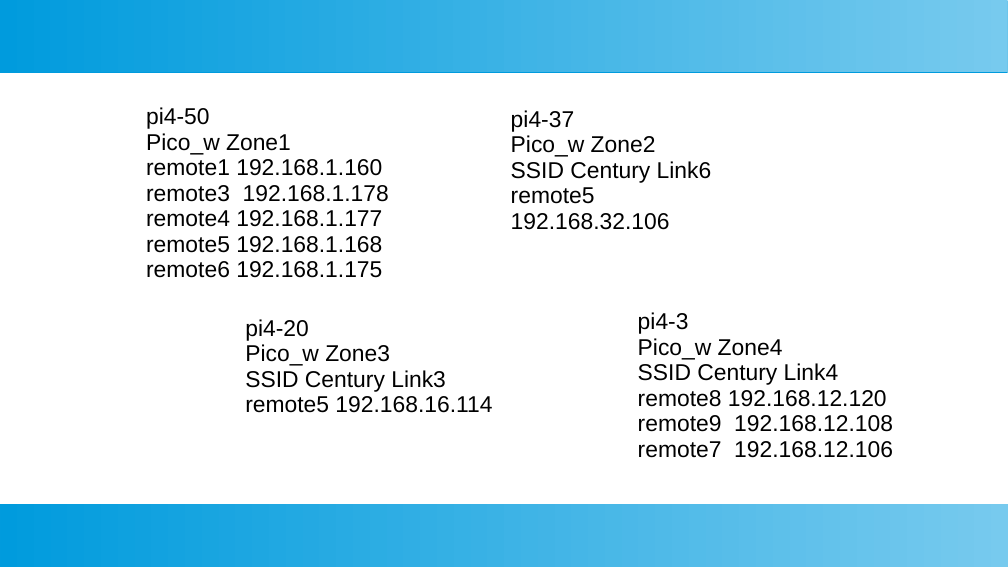
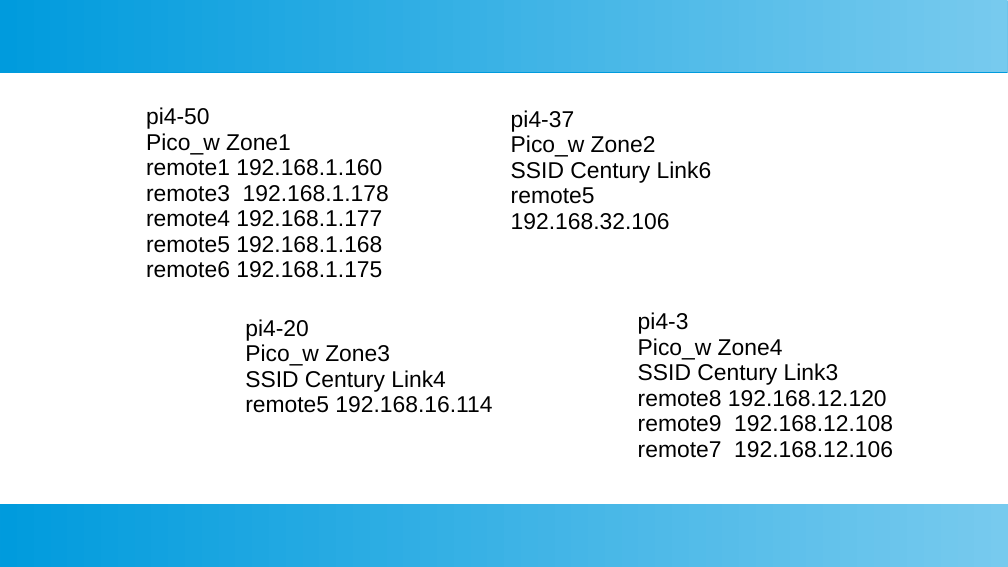
Before and after one commit to develone/shared-notes-pico_w-development, a slide deck: slide 5 of networking/xwindows.ppt. Drawn at 1008x567 pixels with LibreOffice and Linux fonts; fonts in the diff are those of the drawing. Boxes give left, top, right and bottom in pixels: in the first picture for what was removed or moved away, otherwise in the second. Text is boxed around its words. In the diff, an @@ line names an element or a change of style, - is before the commit and + after.

```diff
--- a/networking/xwindows.ppt
+++ b/networking/xwindows.ppt
@@ text at bbox=[245, 370, 446, 392]: text changed @@
-SSID Century Link3
+SSID Century Link4
@@ text at bbox=[638, 363, 839, 385]: text changed @@
-SSID Century Link4
+SSID Century Link3
```
Also in this commit, not shown: 2 other slides changed, 1 other file.
